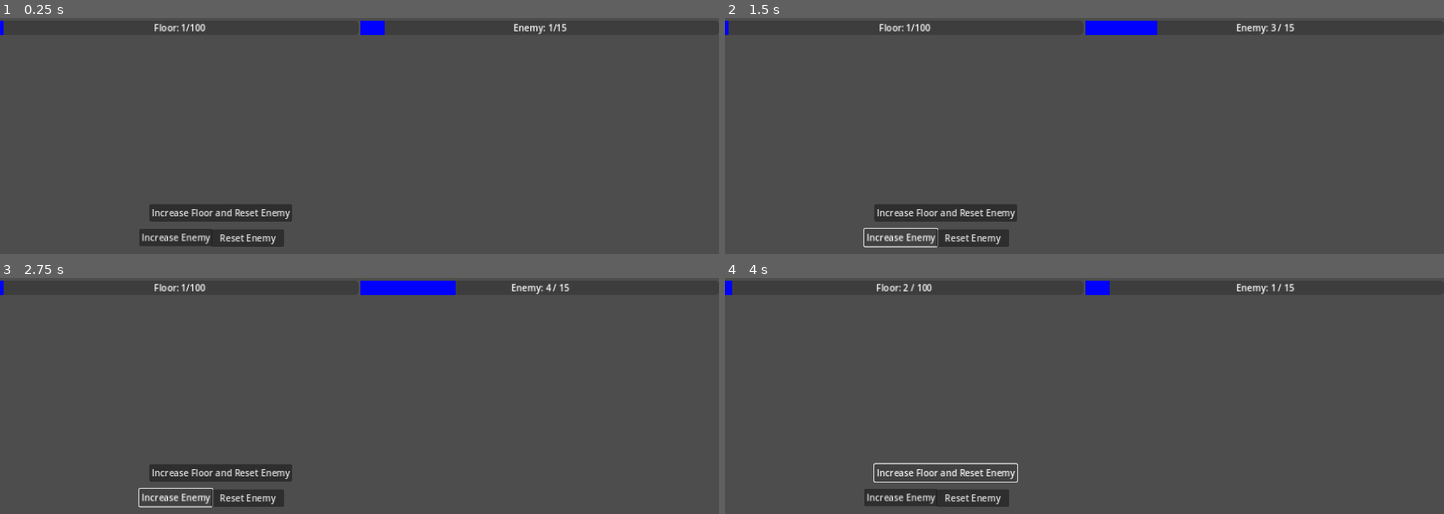
Above: before the commit, frames 1-4 (two rows, left to right).
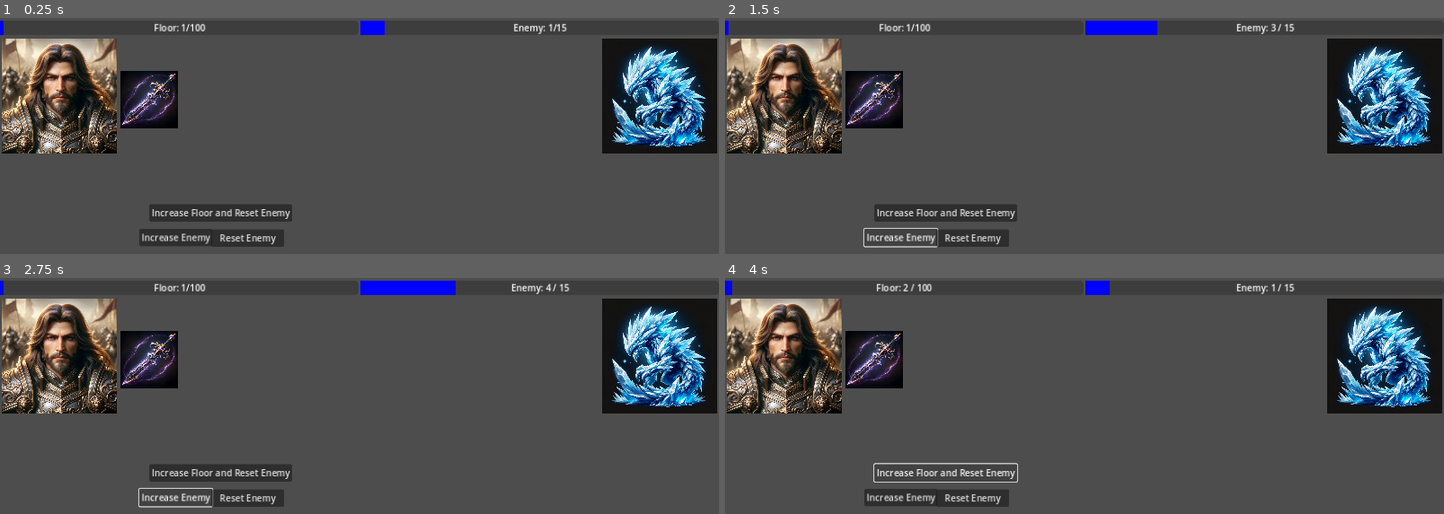
Above: after the commit, the same moments.

Repository: Pepice23/ClimbTheTower
Game: Godot game, scene res://main/main.tscn
Two runs of this game, one before a commit and one after it. Both use one fixed random seed, a clock stepped at 60 frames per second and the inputs below. The project has no main scene, so this scene is started directly.
Inputs:
- Up to frame 1 (0.25 s): no input
- Up to frame 2 (1.5 s): click "Increase Enemy" at 0.5 s; click "Increase Enemy" at 1.25 s
- Up to frame 3 (2.75 s): click "Increase Enemy" at 2 s
- Up to frame 4 (4 s): click "Reset Enemy" at 2.75 s; click "Increase Floor and Reset Enemy" at 3.5 s

The runs differ from the first frame. In frame 1, 17% of the frame differs, in the area x 0-100%, y 8-58%; in frame 2, 17%; in frame 3, 17%; in frame 4, 17%.

Commit message:
created animations, and added to Main

Diff:
--- a/battle_animation/battle.tscn
+++ b/battle_animation/battle.tscn
@@ -147,7 +147,6 @@
 [node name="Battle" type="Node2D"]
 
 [node name="Player" type="Sprite2D" parent="."]
-modulate = Color(1, 1, 1, 0)
 position = Vector2(105, 105)
 scale = Vector2(0.2, 0.2)
 texture = ExtResource("1_ojvc3")
@@ -163,6 +162,7 @@
 texture = ExtResource("3_lnpsh")
 
 [node name="AnimationPlayer" type="AnimationPlayer" parent="."]
+reset_on_save = false
 libraries = {
 "": SubResource("AnimationLibrary_43xxb")
 }
--- a/main/main.tscn
+++ b/main/main.tscn
@@ -1,7 +1,8 @@
-[gd_scene load_steps=3 format=3 uid="uid://iovkauar3rx"]
+[gd_scene load_steps=4 format=3 uid="uid://iovkauar3rx"]
 
 [ext_resource type="PackedScene" uid="uid://d383c2amhbhn" path="res://stage_progress/stage_progress.tscn" id="1_4c7np"]
 [ext_resource type="Script" path="res://main/main.gd" id="1_6j8rb"]
+[ext_resource type="PackedScene" uid="uid://cf0afk4rc8q5s" path="res://battle_animation/battle.tscn" id="3_boxds"]
 
 [node name="Main" type="Node2D"]
 script = ExtResource("1_6j8rb")
@@ -29,6 +30,9 @@
 offset_bottom = 363.0
 text = "Increase Floor and Reset Enemy"
 
+[node name="Battle" parent="." instance=ExtResource("3_boxds")]
+position = Vector2(0, 35)
+
 [connection signal="pressed" from="IncreaseEnemy" to="." method="_on_increase_enemy_pressed"]
 [connection signal="pressed" from="ResetEnemy" to="." method="_on_reset_enemy_pressed"]
 [connection signal="pressed" from="IncFloorResEnemy" to="." method="_on_inc_floor_res_enemy_pressed"]
